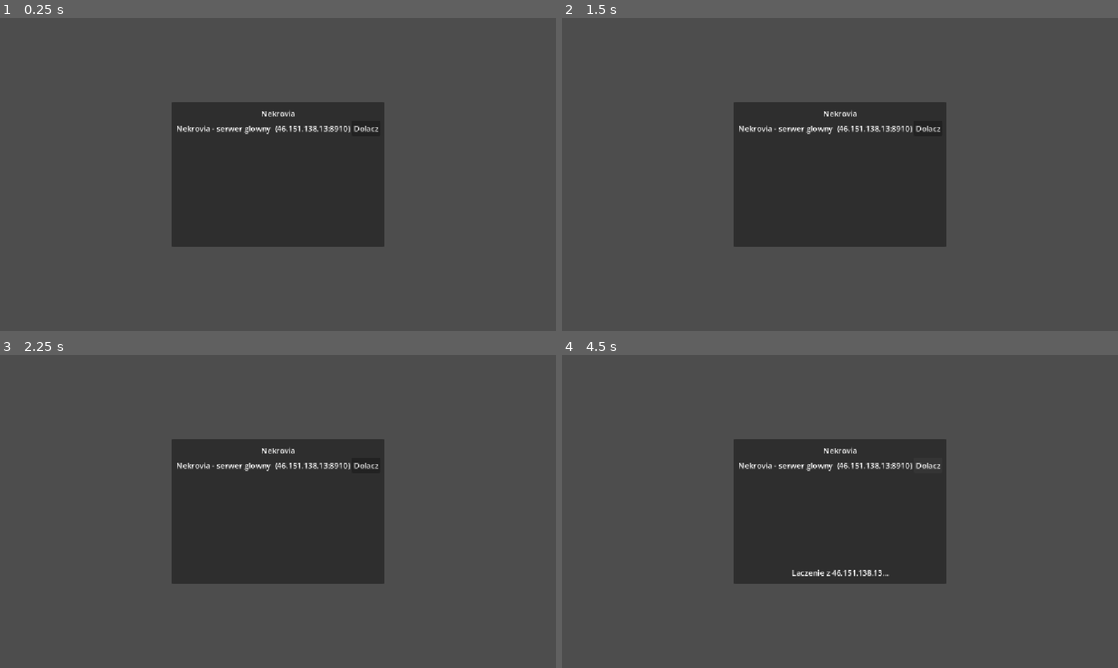
Above: before the commit, frames 1-4 (two rows, left to right).
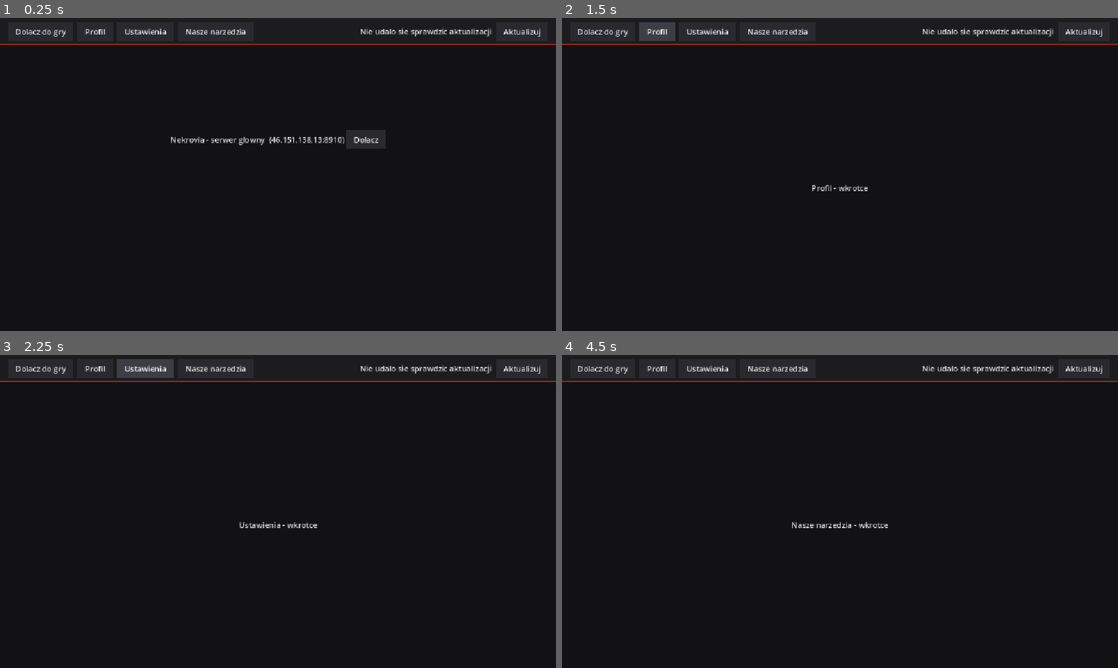
Above: after the commit, the same moments.

Repository: Nekrovia/nekrovia-client
Game: Godot game, scene res://scenes/menu/main_menu.tscn
Two runs of this game, one before a commit and one after it. Both use one fixed random seed, a clock stepped at 60 frames per second and the inputs below.
Inputs (mouse positions are in pixels of both pictures, inside the frame that each line leads up to):
- Up to frame 1 (0.25 s): no input
- Up to frame 2 (1.5 s): click (600, 30) at 0.5 s, where only the run after the commit has a clickable "Dolacz do gry"; click (656, 30) at 1.25 s, where only the run after the commit has a clickable "Profil"
- Up to frame 3 (2.25 s): click (144, 367) at 2 s, where only the run after the commit has a clickable "Ustawienia"
- Up to frame 4 (4.5 s): click (778, 367) at 2.75 s, where only the run after the commit has a clickable "Nasze narzedzia"; click (1084, 367) at 3.5 s, where only the run after the commit has a clickable "Aktualizuj"; click (928, 464) at 4.25 s, where only the run before the commit has a clickable "Dolacz"

The runs differ from the first frame. In frame 1, 99% of the frame differs, in the area x 0-100%, y 0-100%; in frame 2, 99%; in frame 3, 99%; in frame 4, 100%.

Commit message:
Redesign menu: full-screen layout with a top nav bar
Flat, square-cornered dark theme (no rounded corners), thin top bar with
buttons left-to-right: Dolacz do gry, Profil, Ustawienia, Nasze narzedzia,
Aktualizuj. Profil/Ustawienia/Narzedzia are placeholders for now - content
area swaps between the server-join panel and a "coming soon" label. The
update button drives the existing UpdateChecker (git pull only - it has no
push or reset capability, by design).

Co-Authored-By: Claude Sonnet 5 <noreply@anthropic.com>

Diff:
--- a/scenes/menu/main_menu.tscn
+++ b/scenes/menu/main_menu.tscn
@@ -1,15 +1,139 @@
-[gd_scene load_steps=2 format=3]
+[gd_scene load_steps=6 format=3]
 
 [ext_resource type="Script" path="res://scripts/menu/main_menu.gd" id="1"]
+
+[sub_resource type="StyleBoxFlat" id="TopBarStyle"]
+bg_color = Color(0.11, 0.11, 0.12, 1)
+border_width_bottom = 2
+border_color = Color(0.55, 0.15, 0.12, 1)
+corner_radius_top_left = 0
+corner_radius_top_right = 0
+corner_radius_bottom_right = 0
+corner_radius_bottom_left = 0
+
+[sub_resource type="StyleBoxFlat" id="ButtonNormal"]
+bg_color = Color(0.16, 0.16, 0.18, 1)
+corner_radius_top_left = 0
+corner_radius_top_right = 0
+corner_radius_bottom_right = 0
+corner_radius_bottom_left = 0
+content_margin_left = 16.0
+content_margin_right = 16.0
+content_margin_top = 8.0
+content_margin_bottom = 8.0
+
+[sub_resource type="StyleBoxFlat" id="ButtonHover"]
+bg_color = Color(0.24, 0.24, 0.27, 1)
+corner_radius_top_left = 0
+corner_radius_top_right = 0
+corner_radius_bottom_right = 0
+corner_radius_bottom_left = 0
+content_margin_left = 16.0
+content_margin_right = 16.0
+content_margin_top = 8.0
+content_margin_bottom = 8.0
+
+[sub_resource type="StyleBoxFlat" id="ButtonPressed"]
+bg_color = Color(0.55, 0.15, 0.12, 1)
+corner_radius_top_left = 0
+corner_radius_top_right = 0
+corner_radius_bottom_right = 0
+corner_radius_bottom_left = 0
+content_margin_left = 16.0
+content_margin_right = 16.0
+content_margin_top = 8.0
+content_margin_bottom = 8.0
+
+[sub_resource type="Theme" id="Theme_1"]
+Button/styles/normal = SubResource("ButtonNormal")
+Button/styles/hover = SubResource("ButtonHover")
+Button/styles/pressed = SubResource("ButtonPressed")
+Button/styles/focus = SubResource("ButtonNormal")
+Button/styles/disabled = SubResource("ButtonNormal")
+Button/colors/font_color = Color(0.92, 0.92, 0.92, 1)
+Button/colors/font_hover_color = Color(1, 1, 1, 1)
+Button/colors/font_pressed_color = Color(1, 1, 1, 1)
+Label/colors/font_color = Color(0.85, 0.85, 0.85, 1)
 
 [node name="MainMenu" type="Control"]
 layout_mode = 3
 anchors_preset = 15
 anchor_right = 1.0
 anchor_bottom = 1.0
+theme = SubResource("Theme_1")
 script = ExtResource("1")
 
-[node name="Panel" type="Panel" parent="."]
+[node name="Background" type="ColorRect" parent="."]
+layout_mode = 1
+anchors_preset = 15
+anchor_right = 1.0
+anchor_bottom = 1.0
+color = Color(0.07, 0.07, 0.08, 1)
+
+[node name="TopBar" type="Panel" parent="."]
+layout_mode = 1
+anchors_preset = 10
+anchor_right = 1.0
+offset_bottom = 56.0
+theme_override_styles/panel = SubResource("TopBarStyle")
+
+[node name="HBox" type="HBoxContainer" parent="TopBar"]
+layout_mode = 1
+anchors_preset = 15
+anchor_right = 1.0
+anchor_bottom = 1.0
+offset_left = 16.0
+offset_top = 8.0
+offset_right = -16.0
+offset_bottom = -8.0
+grow_horizontal = 2
+grow_vertical = 2
+theme_override_constants/separation = 8
+
+[node name="BtnJoin" type="Button" parent="TopBar/HBox"]
+layout_mode = 2
+focus_mode = 0
+text = "Dolacz do gry"
+
+[node name="BtnProfile" type="Button" parent="TopBar/HBox"]
+layout_mode = 2
+focus_mode = 0
+text = "Profil"
+
+[node name="BtnSettings" type="Button" parent="TopBar/HBox"]
+layout_mode = 2
+focus_mode = 0
+text = "Ustawienia"
+
+[node name="BtnTools" type="Button" parent="TopBar/HBox"]
+layout_mode = 2
+focus_mode = 0
+text = "Nasze narzedzia"
+
+[node name="Spacer" type="Control" parent="TopBar/HBox"]
+layout_mode = 2
+size_flags_horizontal = 3
+
+[node name="UpdateStatusLabel" type="Label" parent="TopBar/HBox"]
+layout_mode = 2
+vertical_alignment = 1
+text = ""
+
+[node name="BtnUpdate" type="Button" parent="TopBar/HBox"]
+layout_mode = 2
+focus_mode = 0
+text = "Aktualizuj"
+
+[node name="ContentArea" type="Control" parent="."]
+layout_mode = 1
+anchors_preset = 15
+anchor_right = 1.0
+anchor_bottom = 1.0
+offset_top = 56.0
+grow_horizontal = 2
+grow_vertical = 2
+
+[node name="JoinPanel" type="VBoxContainer" parent="ContentArea"]
 layout_mode = 1
 anchors_preset = 8
 anchor_left = 0.5
@@ -17,47 +141,36 @@
 anchor_right = 0.5
 anchor_bottom = 0.5
 offset_left = -220.0
-offset_top = -150.0
+offset_top = -120.0
 offset_right = 220.0
-offset_bottom = 150.0
+offset_bottom = 120.0
 grow_horizontal = 2
 grow_vertical = 2
+theme_override_constants/separation = 10
 
-[node name="VBoxContainer" type="VBoxContainer" parent="Panel"]
-layout_mode = 1
-anchors_preset = 15
-anchor_right = 1.0
-anchor_bottom = 1.0
-offset_left = 12.0
-offset_top = 12.0
-offset_right = -12.0
-offset_bottom = -12.0
-grow_horizontal = 2
-grow_vertical = 2
-
-[node name="Title" type="Label" parent="Panel/VBoxContainer"]
-layout_mode = 2
-text = "Nekrovia"
-horizontal_alignment = 1
-
-[node name="ServerList" type="VBoxContainer" parent="Panel/VBoxContainer"]
+[node name="ServerList" type="VBoxContainer" parent="ContentArea/JoinPanel"]
 layout_mode = 2
 size_flags_vertical = 3
 
-[node name="StatusLabel" type="Label" parent="Panel/VBoxContainer"]
+[node name="StatusLabel" type="Label" parent="ContentArea/JoinPanel"]
 layout_mode = 2
+horizontal_alignment = 1
 text = ""
+
+[node name="PlaceholderPanel" type="Label" parent="ContentArea"]
+layout_mode = 1
+anchors_preset = 8
+anchor_left = 0.5
+anchor_top = 0.5
+anchor_right = 0.5
+anchor_bottom = 0.5
+offset_left = -200.0
+offset_top = -20.0
+offset_right = 200.0
+offset_bottom = 20.0
+grow_horizontal = 2
+grow_vertical = 2
 horizontal_alignment = 1
-
-[node name="UpdateBar" type="HBoxContainer" parent="Panel/VBoxContainer"]
-layout_mode = 2
-
-[node name="UpdateLabel" type="Label" parent="Panel/VBoxContainer/UpdateBar"]
-layout_mode = 2
-size_flags_horizontal = 3
+vertical_alignment = 1
 text = ""
-autowrap_mode = 2
-
-[node name="UpdateButton" type="Button" parent="Panel/VBoxContainer/UpdateBar"]
-layout_mode = 2
-text = "Aktualizuj"
+visible = false
--- a/scripts/menu/main_menu.gd
+++ b/scripts/menu/main_menu.gd
@@ -4,46 +4,49 @@
 	{"name": "Nekrovia - serwer glowny", "address": "46.151.138.13", "port": 8910, "token": "nW1gF3JsEfMfO0aVRNr1YBQQ"},
 ]
 
-@onready var list: VBoxContainer = $Panel/VBoxContainer/ServerList
-@onready var status_label: Label = $Panel/VBoxContainer/StatusLabel
-@onready var update_label: Label = $Panel/VBoxContainer/UpdateBar/UpdateLabel
-@onready var update_button: Button = $Panel/VBoxContainer/UpdateBar/UpdateButton
-@onready var update_bar: HBoxContainer = $Panel/VBoxContainer/UpdateBar
+@onready var btn_join: Button = $TopBar/HBox/BtnJoin
+@onready var btn_profile: Button = $TopBar/HBox/BtnProfile
+@onready var btn_settings: Button = $TopBar/HBox/BtnSettings
+@onready var btn_tools: Button = $TopBar/HBox/BtnTools
+@onready var btn_update: Button = $TopBar/HBox/BtnUpdate
+@onready var update_status_label: Label = $TopBar/HBox/UpdateStatusLabel
+
+@onready var join_panel: VBoxContainer = $ContentArea/JoinPanel
+@onready var server_list: VBoxContainer = $ContentArea/JoinPanel/ServerList
+@onready var status_label: Label = $ContentArea/JoinPanel/StatusLabel
+@onready var placeholder_panel: Label = $ContentArea/PlaceholderPanel
 
 func _ready() -> void:
 	for server in SERVERS:
 		_add_server_row(server)
+
 	Net.connected_to_server.connect(_on_connected)
 	Net.connection_failed.connect(_on_connection_failed)
 	Net.disconnected_from_server.connect(_on_connection_failed)
 
-	update_bar.hide()
-	update_button.focus_mode = Control.FOCUS_NONE
-	update_button.pressed.connect(_on_update_button_pressed)
+	btn_join.pressed.connect(_show_join_panel)
+	btn_profile.pressed.connect(_show_placeholder.bind("Profil - wkrotce"))
+	btn_settings.pressed.connect(_show_placeholder.bind("Ustawienia - wkrotce"))
+	btn_tools.pressed.connect(_show_placeholder.bind("Nasze narzedzia - wkrotce"))
+	btn_update.pressed.connect(_on_update_pressed)
+
 	UpdateChecker.update_available.connect(_on_update_available)
+	UpdateChecker.up_to_date.connect(_on_up_to_date)
+	UpdateChecker.check_failed.connect(_on_check_failed)
 	UpdateChecker.update_applied.connect(_on_update_applied)
 	UpdateChecker.update_failed.connect(_on_update_failed)
+
+	_show_join_panel()
 	UpdateChecker.check_for_update()
 
-func _on_update_available(remote_sha: String) -> void:
-	update_label.text = "Dostepna nowa wersja (%s)" % remote_sha.substr(0, 7)
-	update_button.text = "Aktualizuj"
-	update_button.disabled = false
-	update_bar.show()
+func _show_join_panel() -> void:
+	join_panel.show()
+	placeholder_panel.hide()
 
-func _on_update_button_pressed() -> void:
-	update_label.text = "Aktualizuje..."
-	update_button.disabled = true
-	UpdateChecker.pull_update()
-
-func _on_update_applied() -> void:
-	update_label.text = "Zaktualizowano! Zamknij i uruchom gre ponownie."
-	update_button.hide()
-
-func _on_update_failed(reason: String) -> void:
-	update_label.text = "Aktualizacja nie powiodla sie: %s" % reason
-	update_button.text = "Sprobuj ponownie"
-	update_button.disabled = false
+func _show_placeholder(text: String) -> void:
+	placeholder_panel.text = text
+	placeholder_panel.show()
+	join_panel.hide()
 
 func _add_server_row(server: Dictionary) -> void:
 	var row := HBoxContainer.new()
@@ -59,7 +62,7 @@
 	join_button.pressed.connect(_on_join_pressed.bind(server))
 	row.add_child(join_button)
 
-	list.add_child(row)
+	server_list.add_child(row)
 
 func _on_join_pressed(server: Dictionary) -> void:
 	status_label.text = "Laczenie z %s..." % server["address"]
@@ -71,3 +74,30 @@
 
 func _on_connection_failed() -> void:
 	status_label.text = "Nie udalo sie polaczyc z serwerem."
+
+# --- Update button (top bar) - read-only against GitHub: only ever pulls,
+# never pushes or resets anything. ---
+
+func _on_update_pressed() -> void:
+	update_status_label.text = "Sprawdzam..."
+	btn_update.disabled = true
+	UpdateChecker.check_for_update()
+
+func _on_update_available(_remote_sha: String) -> void:
+	update_status_label.text = "Pobieram aktualizacje..."
+	UpdateChecker.pull_update()
+
+func _on_up_to_date() -> void:
+	update_status_label.text = "Wersja aktualna"
+	btn_update.disabled = false
+
+func _on_check_failed(_reason: String) -> void:
+	update_status_label.text = "Nie udalo sie sprawdzic aktualizacji"
+	btn_update.disabled = false
+
+func _on_update_applied() -> void:
+	update_status_label.text = "Zaktualizowano! Zrestartuj gre."
+
+func _on_update_failed(_reason: String) -> void:
+	update_status_label.text = "Aktualizacja nie powiodla sie"
+	btn_update.disabled = false
Not shown, added: icon.svg.import
Not shown, added: scripts/menu/main_menu.gd.uid
Not shown, added: scripts/net/net.gd.uid
Not shown, added: scripts/net/update_checker.gd.uid
Not shown, added: scripts/player/player_controller.gd.uid
